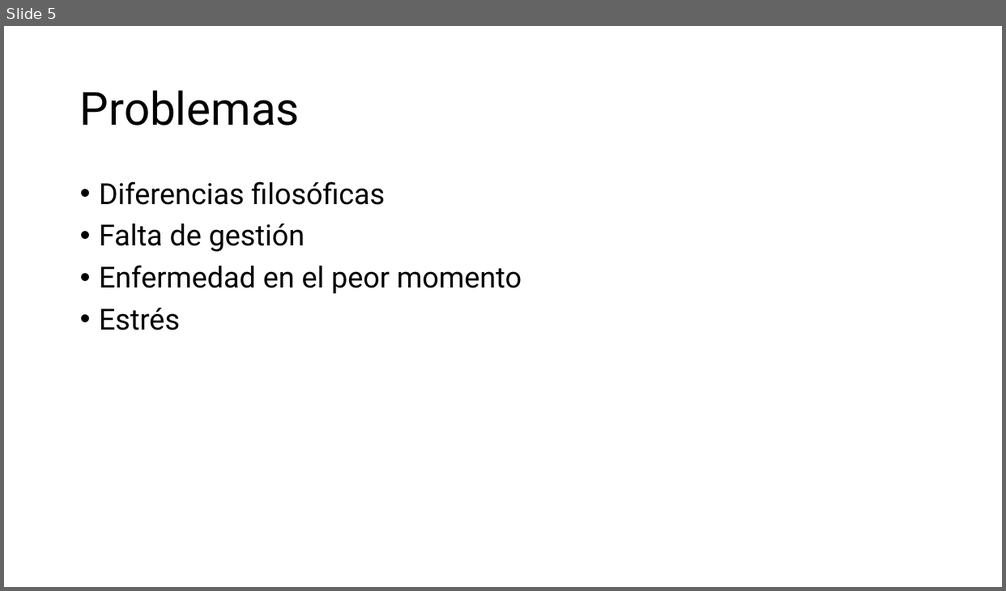
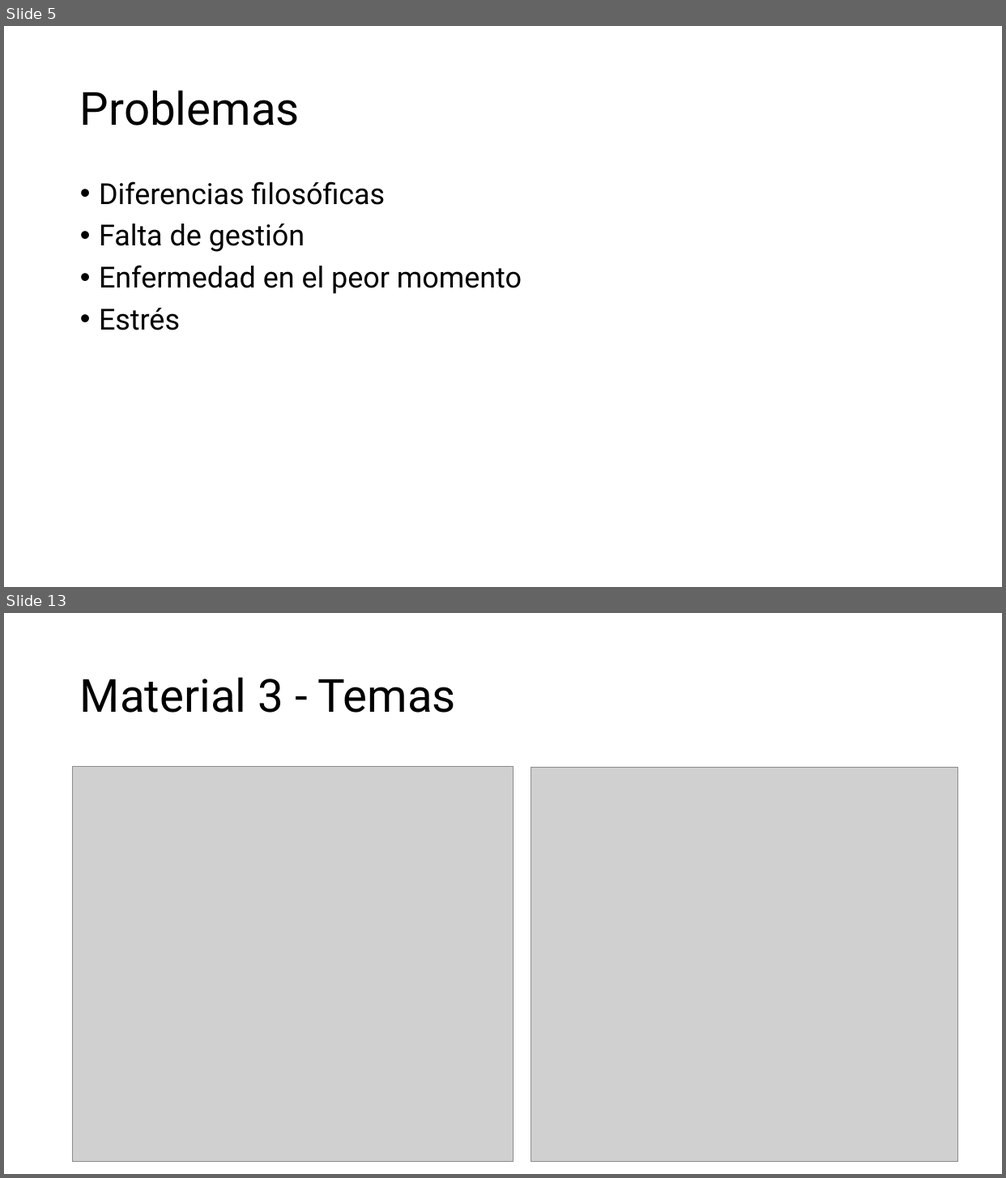
Before and after one commit to aniballpxess/CursoFP2-Apuntes, a slide deck: ASIGNATURAS/PM/PRACTICA/Ficheros-de-entregas/Presentacion-Proyecto-Macarena.pptx. Shown one above the other, each under a label of ours: slide 5 before the commit, slides 5 and 13 after it; the slides between them are not shown. The pictures are 1006x591 and 1006x1178 pixels, drawn with LibreOffice and Linux fonts; fonts in the diff are those of the drawing; grey boxes stand for pictures. Boxes give left, top, right and bottom in pixels: in the first picture for what was removed or moved away, otherwise in the second. Text is boxed around its words. In the diff, an @@ line names an element or a change of style, - is before the commit and + after.

```diff
--- a/ASIGNATURAS/PM/PRACTICA/Ficheros-de-entregas/Presentacion-Proyecto-Macarena.pptx
+++ b/ASIGNATURAS/PM/PRACTICA/Ficheros-de-entregas/Presentacion-Proyecto-Macarena.pptx
@@ slide 13 added at (4, 613, 1002, 1174), background #FFFFFF @@
@@ title added at (80, 677, 456, 713), 44 pt, text #000000 @@
+Material 3 - Temas
@@ picture added at (73, 766, 513, 1161) @@
@@ picture added at (531, 767, 958, 1161) @@
```
Also in this commit, not shown: 2 slides changed, 13 other slides added, 44 other files.
